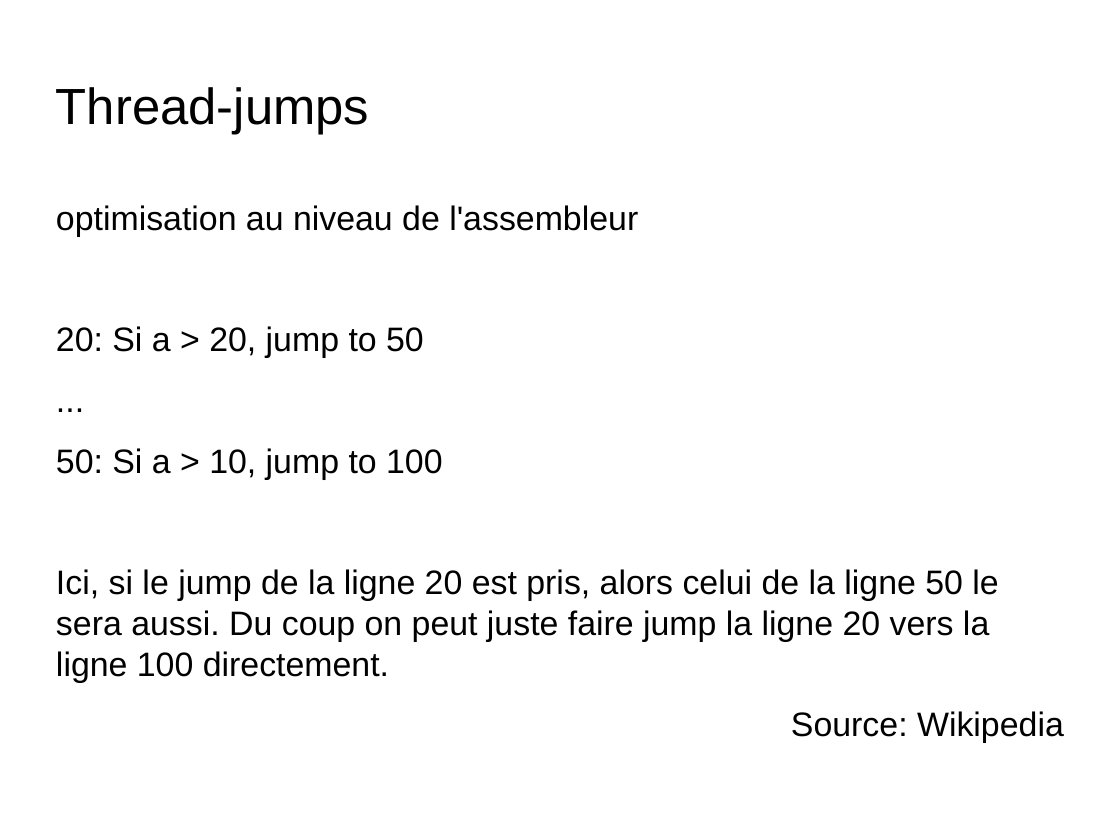
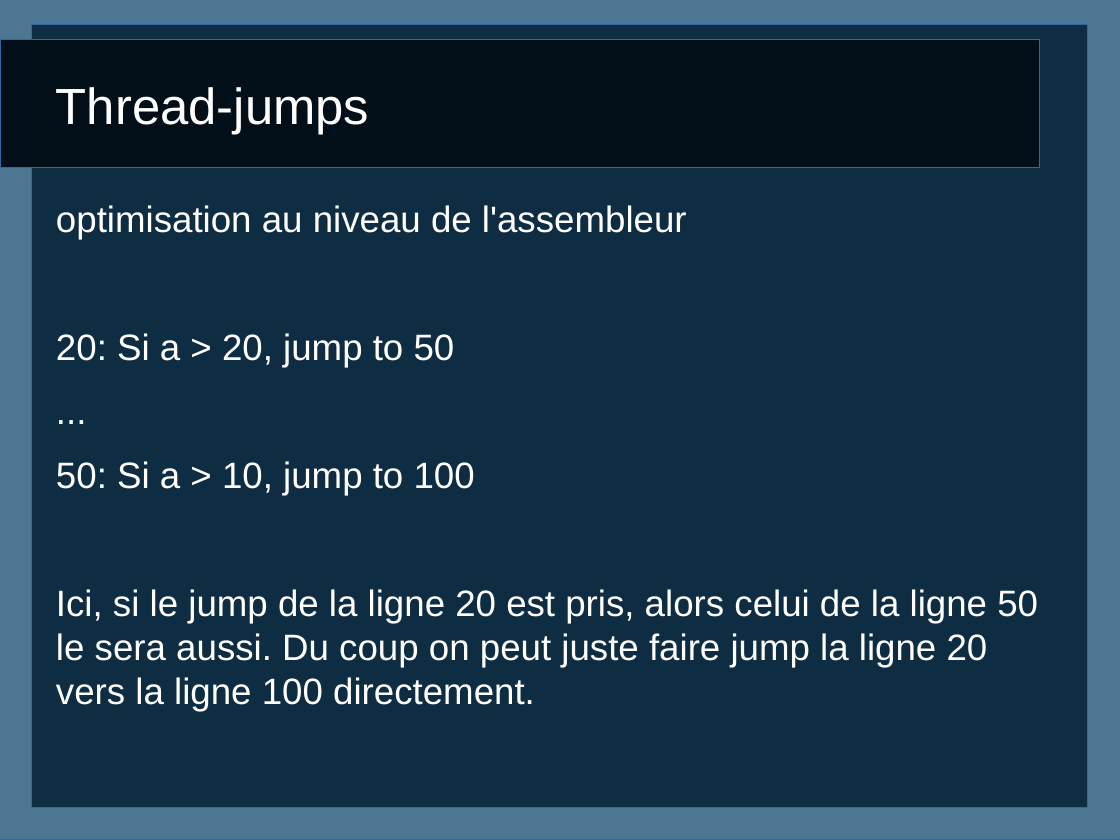
Before and after one commit to caswitch/recherche-et-doc-s4, a slide deck: slide 2 of Diapo1.odp. Drawn at 1120x840 pixels with LibreOffice and Linux fonts; fonts in the diff are those of the drawing; background and template pictures are left out. Boxes give left, top, right and bottom in pixels: in the first picture for what was removed or moved away, otherwise in the second. Text is boxed around its words. In the diff, an @@ line names an element or a change of style, - is before the commit and + after.

```diff
--- a/Diapo1.odp
+++ b/Diapo1.odp
@@ rectangle added at (0, 0, 1120, 840), fill #4E7793, outline #3465A4 0 pt @@
@@ rectangle added at (32, 24, 1087, 809), fill #0F2D42, outline #3465A4 0 pt @@
@@ freeform shape added at (0, 40, 1041, 168), fill #020F18, outline #3465A4 0 pt @@
@@ title "Thread-jumps" at (56, 87, 369, 134): text colour #000000 to #FFFFFF @@
@@ text at (56, 205, 1038, 668): paragraph removed @@
-Source: Wikipedia
@@ text "optimisation au niveau de l'assembleur" at (56, 205, 1038, 668): size 24.1 to 26 pt, text colour #000000 to #FFFFFF @@
```
Also in this commit, not shown: 6 other slides changed, 3 slides added, 3 slides removed, 6 other files.
